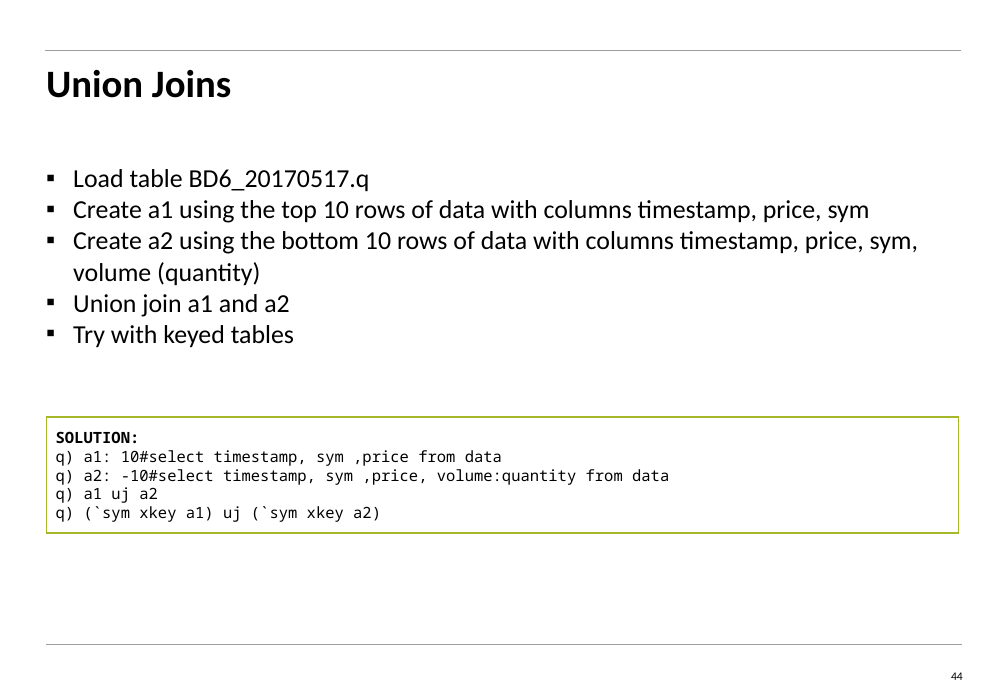
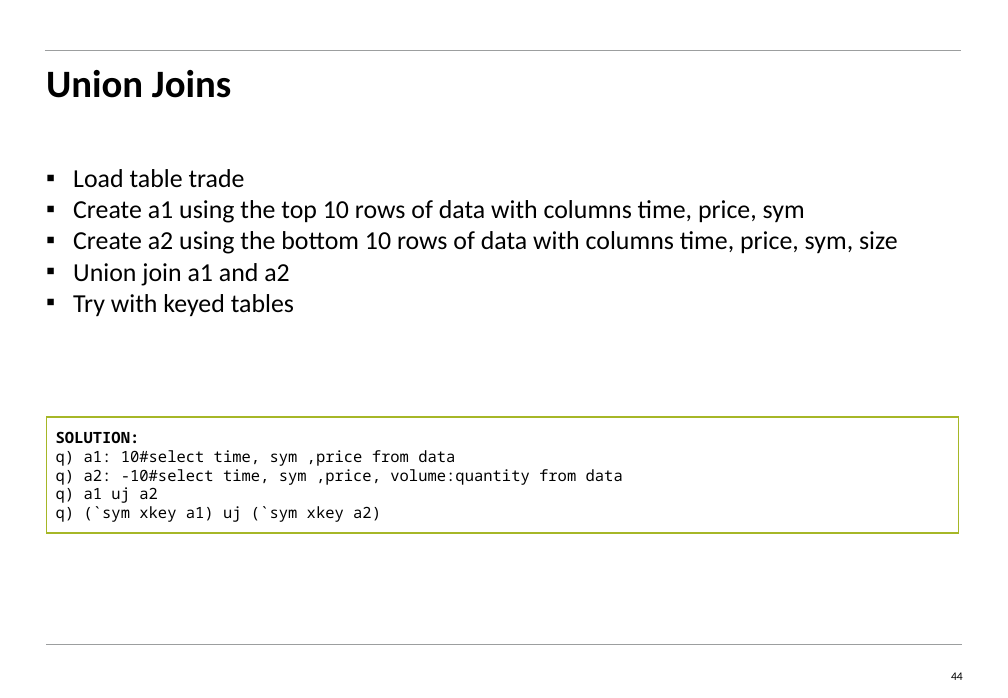
Before and after one commit to kenwjj/Q-ingSpree, a slide deck: slide 44 of kdb_training/KDB_2day_Training_Day2_students-kw.pptx. Drawn at 1008x698 pixels with LibreOffice and Linux fonts; fonts in the diff are those of the drawing. Boxes give left, top, right and bottom in pixels: in the first picture for what was removed or moved away, otherwise in the second. Text is boxed around its words. In the diff, an @@ line names an element or a change of style, - is before the commit and + after.

```diff
--- a/kdb_training/KDB_2day_Training_Day2_students-kw.pptx
+++ b/kdb_training/KDB_2day_Training_Day2_students-kw.pptx
@@ text at (73,169,898,254): text changed @@
-▪ Load table BD6_20170517.q
-▪ Create a1 using the top 10 rows of data with columns timestamp, price, sym
-▪ Create a2 using the bottom 10 rows of data with columns timestamp, price, sym, volume (quantity)
+▪ Load table trade
+▪ Create a1 using the top 10 rows of data with columns time, price, sym
+▪ Create a2 using the bottom 10 rows of data with columns time, price, sym, size
@@ text in rectangle at (56,450,623,485): text changed @@
-q) a1: 10#select timestamp, sym ,price from data
-q) a2: -10#select timestamp, sym ,price, volume:quantity from data
+q) a1: 10#select time, sym ,price from data
+q) a2: -10#select time, sym ,price, volume:quantity from data
```
Also in this commit, not shown: 9 other slides changed, 1 slide added, 2 other files.
